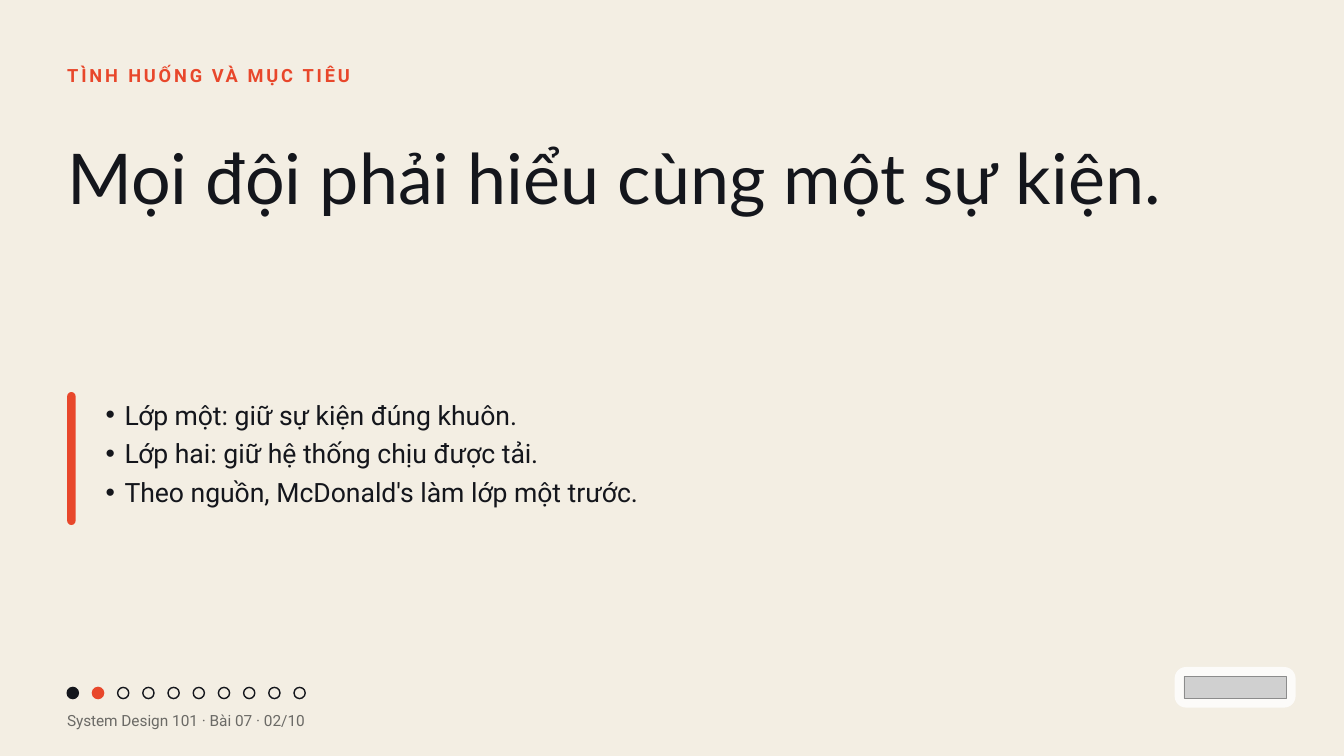
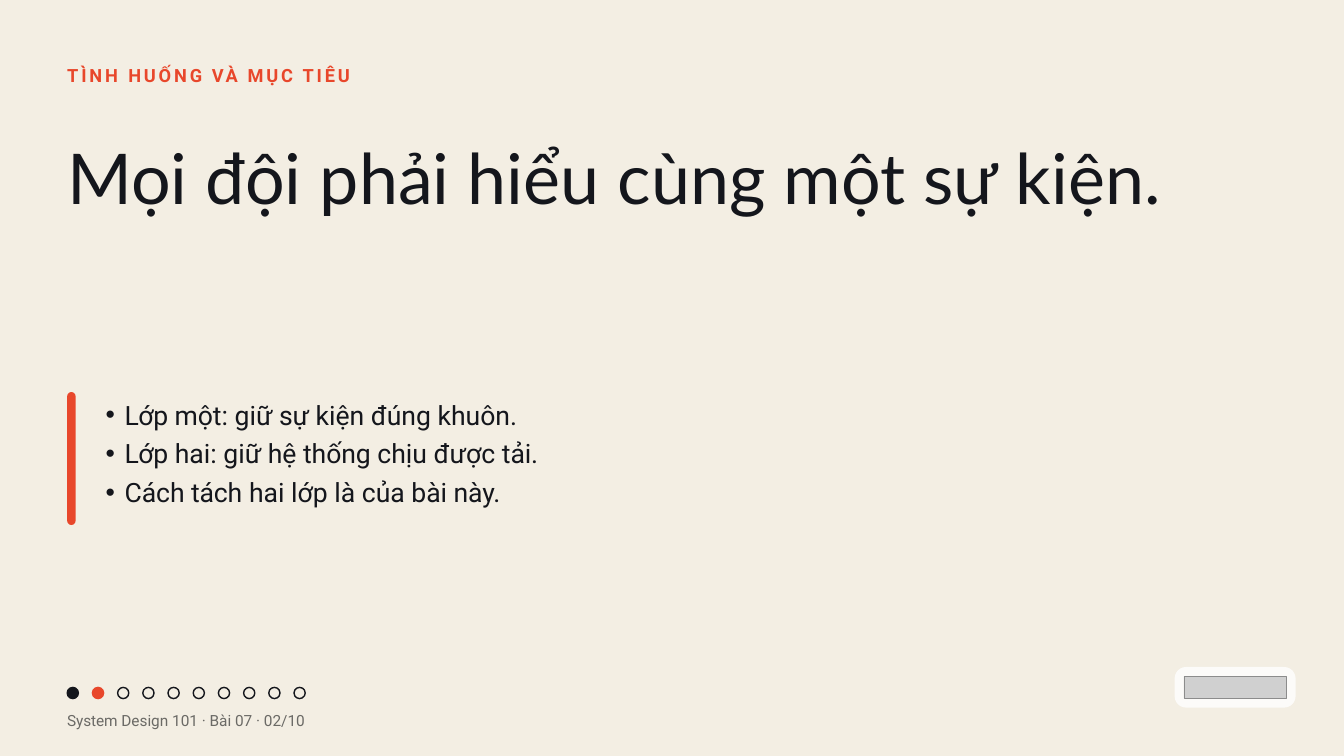
Before and after one commit to vohoailinh90/tool-marketing-studio, a slide deck: slide 2 of system-design-101/vi/lessons/sd-02-007/slides/sd-02-007.pptx. Drawn at 1344x756 pixels with LibreOffice and Linux fonts; fonts in the diff are those of the drawing; grey boxes stand for pictures. Boxes give left, top, right and bottom in pixels: in the first picture for what was removed or moved away, otherwise in the second. Text is boxed around its words. In the diff, an @@ line names an element or a change of style, - is before the commit and + after.

```diff
--- a/system-design-101/vi/lessons/sd-02-007/slides/sd-02-007.pptx
+++ b/system-design-101/vi/lessons/sd-02-007/slides/sd-02-007.pptx
@@ text at (x1=125, y1=480, x2=501, y2=508): text changed @@
-• Theo nguồn, McDonald's làm lớp một trước.
+• Cách tách hai lớp là của bài này.
```
Also in this commit, not shown: 1 other slide changed, 3 other files.
